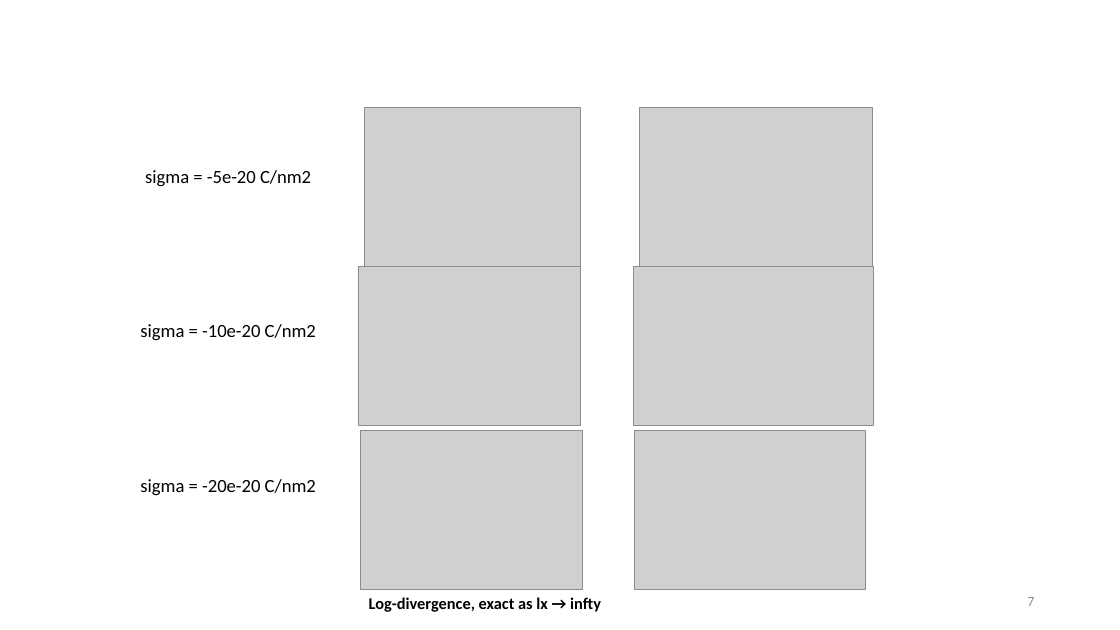
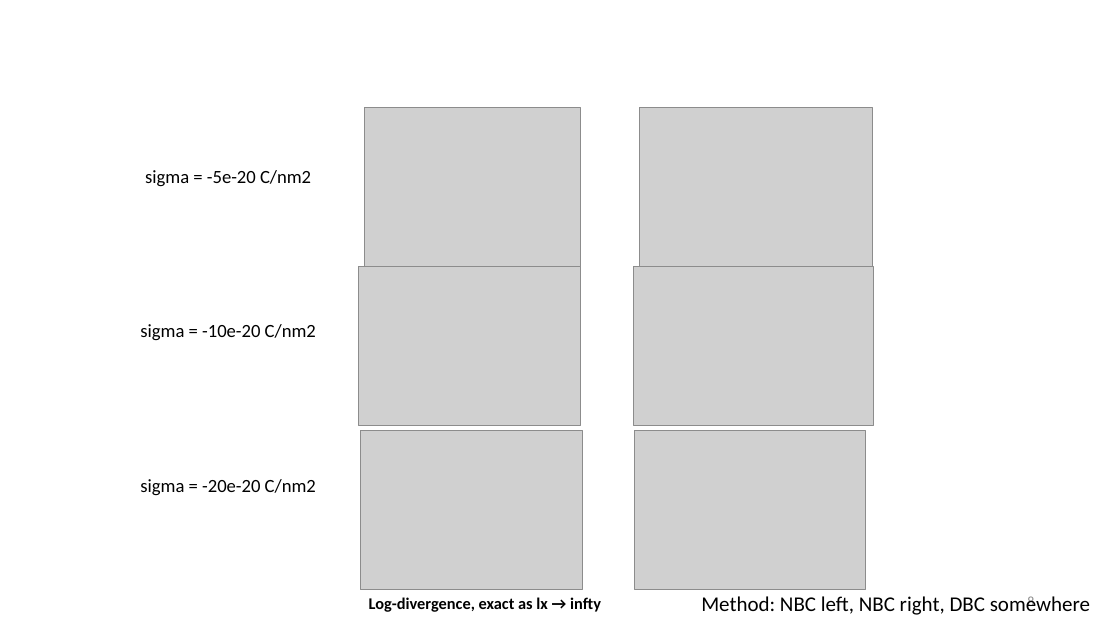
Before and after one commit to tyokokur/presentations, a slide deck: slide 8 of NAF.pptx (slide 7 before the commit). Drawn at 1120x630 pixels with LibreOffice and Linux fonts; fonts in the diff are those of the drawing; grey boxes stand for pictures; background and template pictures are left out. Boxes give left, top, right and bottom in pixels: in the first picture for what was removed or moved away, otherwise in the second. Text is boxed around its words. In the diff, an @@ line names an element or a change of style, - is before the commit and + after.

```diff
--- a/NAF.pptx
+++ b/NAF.pptx
@@ text added at (701, 596, 1090, 615), 18 pt, text #000000 @@
+Method: NBC left, NBC right, DBC somewhere
@@ page number at (1027, 594, 1034, 610): text changed @@
-7
+8
```
Also in this commit, not shown: 1 slide added.
